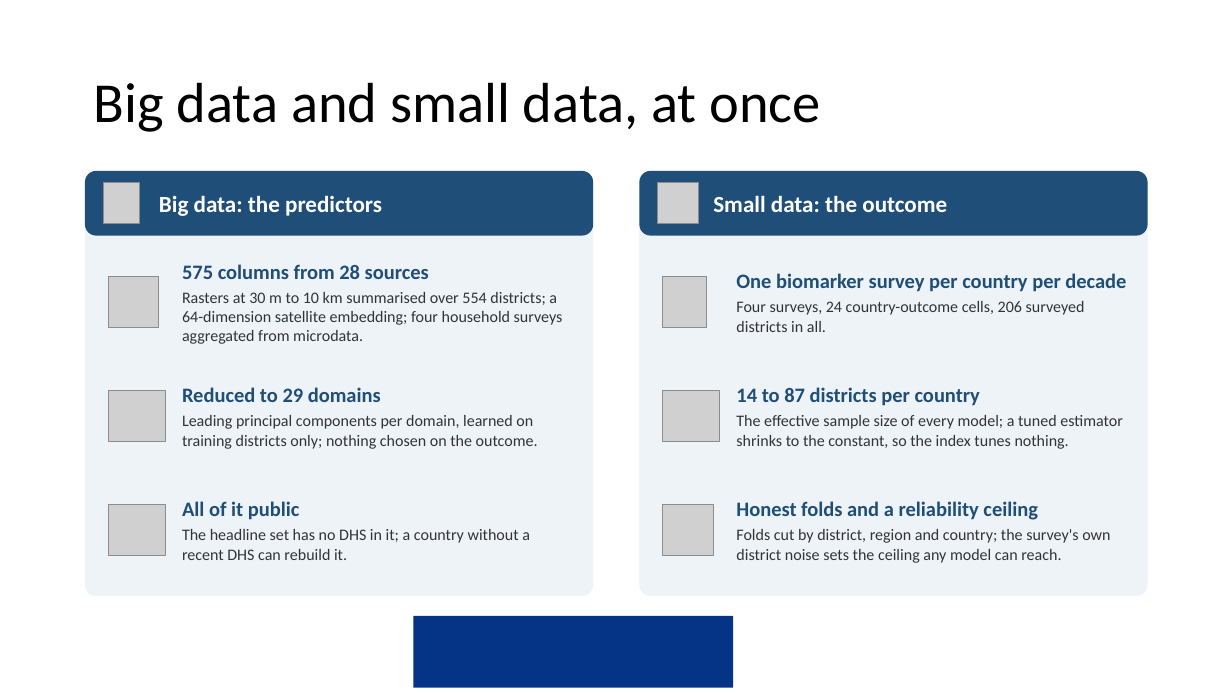
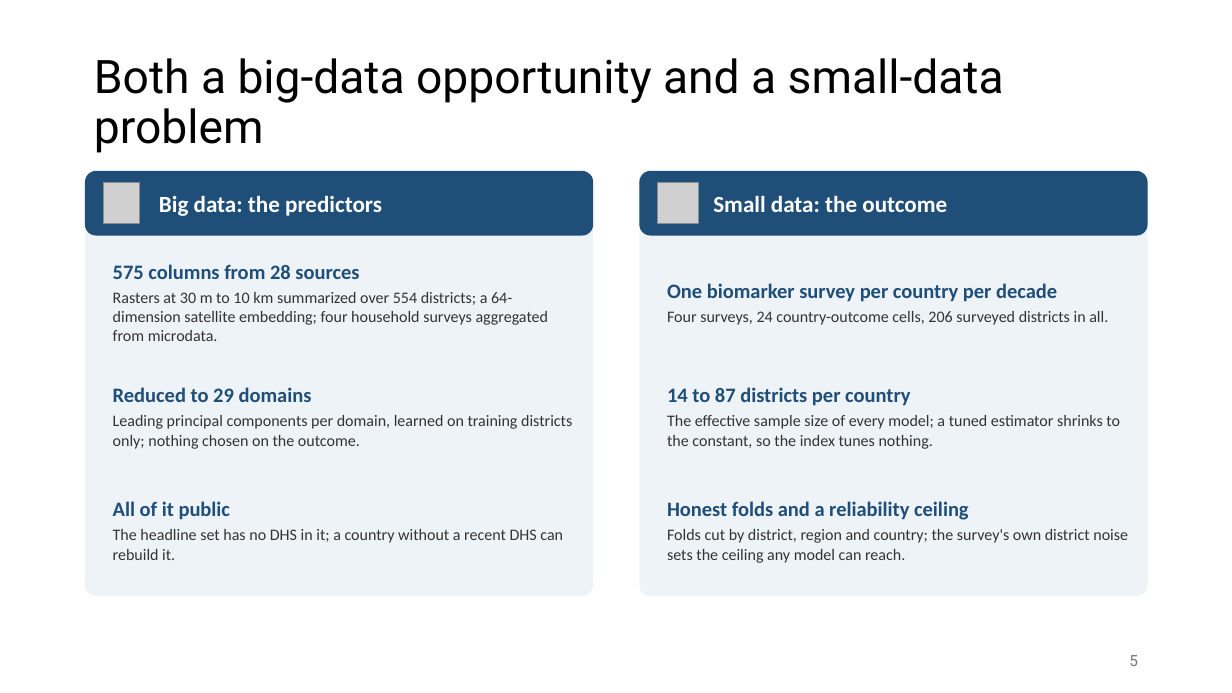
Before and after one commit to amertens/mn-prediction, a slide deck: slide 5 of docs/slides/MN-proxy-full-talk-2026-09.pptx. Drawn at 1232x693 pixels with LibreOffice and Linux fonts; fonts in the diff are those of the drawing; grey boxes stand for pictures; background and template pictures are left out. Boxes give left, top, right and bottom in pixels: in the first picture for what was removed or moved away, otherwise in the second. Text is boxed around its words. In the diff, an @@ line names an element or a change of style, - is before the commit and + after.

```diff
--- a/docs/slides/MN-proxy-full-talk-2026-09.pptx
+++ b/docs/slides/MN-proxy-full-talk-2026-09.pptx
@@ title at [94, 58, 1004, 153]: text changed; size 44 to 36 pt; font Calibri to Roboto @@
-Big data and small data, at once
+Both a big-data opportunity and a small-data problem
@@ text "575 columns from 28 sources": place and size @@
-text "575 columns from 28 sources" at [182, 264, 563, 344]
+text "575 columns from 28 sources" at [113, 264, 549, 341]
@@ text "One biomarker survey per country ..." rewrapped from [736, 273, 1126, 332] to [667, 283, 1108, 325] @@
@@ picture removed at [108, 276, 159, 327] @@
@@ text at [113, 292, 549, 341]: text changed @@
-Rasters at 30 m to 10 km summarised over 554 districts; a 64-dimension satellite embedding; four household surveys aggregated from microdata.
+Rasters at 30 m to 10 km summarized over 554 districts; a 64-dimension satellite embedding; four household surveys aggregated from microdata.
@@ picture removed at [663, 276, 707, 327] @@
@@ text "Reduced to 29 domains" rewrapped from [182, 387, 538, 449] to [113, 387, 572, 449] @@
@@ text "14 to 87 districts per ..." rewrapped from [736, 387, 1123, 449] to [667, 387, 1120, 449] @@
@@ picture removed at [108, 390, 165, 441] @@
@@ picture removed at [663, 390, 720, 441] @@
@@ text "All of it public" rewrapped from [182, 501, 530, 560] to [113, 501, 563, 560] @@
@@ text "Honest folds and a reliability ..." rewrapped from [736, 501, 1110, 563] to [667, 501, 1128, 563] @@
@@ picture removed at [108, 505, 165, 555] @@
@@ picture removed at [663, 505, 714, 555] @@
@@ rectangle removed at [413, 616, 733, 689] @@
@@ page number added at [1129, 655, 1138, 666], 12 pt, text #797979 @@
+5
```
Also in this commit, not shown: 68 other slides changed, 23 slides added, 30 slides removed, 22 other files.
